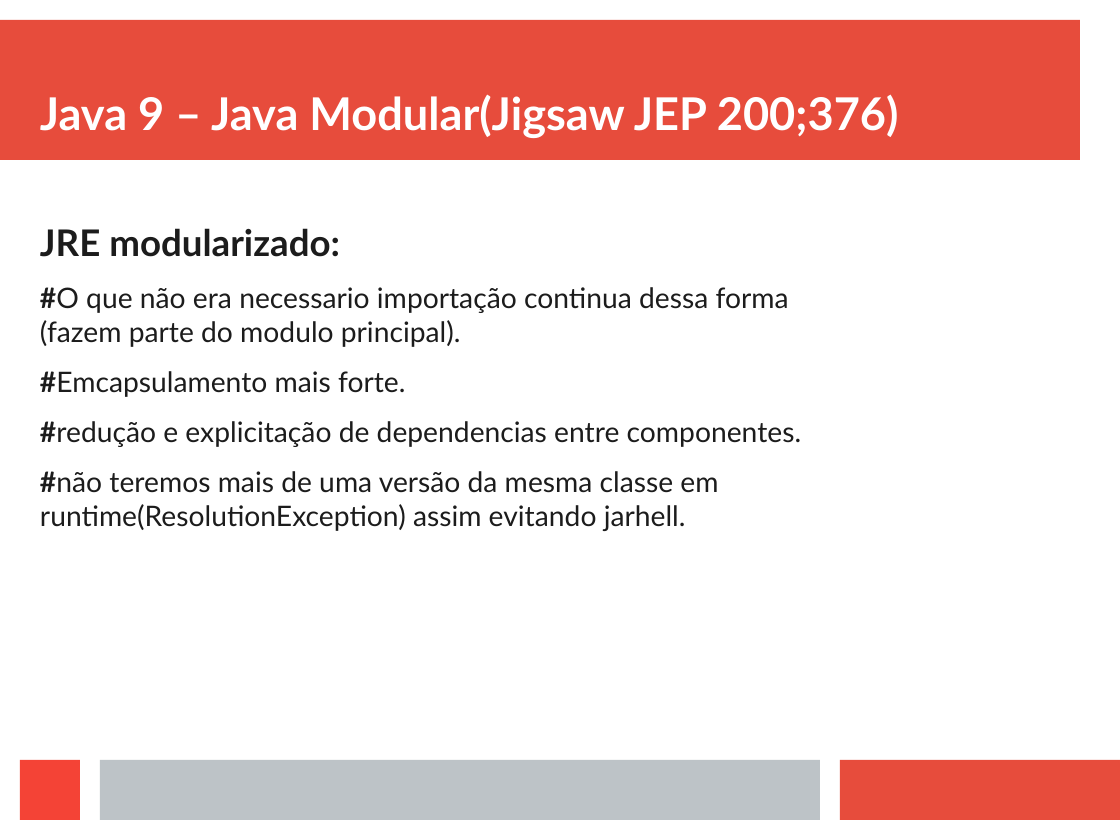
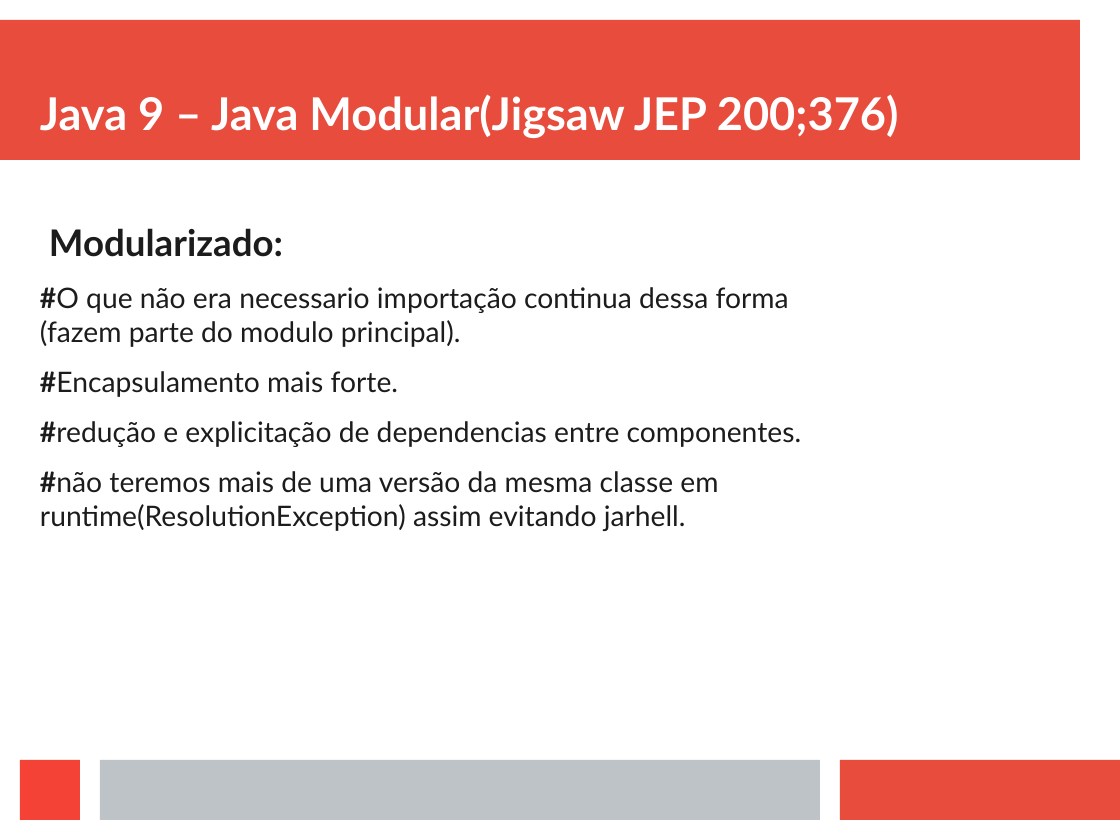
Before and after one commit to viniciusFortti/test, a slide deck: slide 10 of Apresentação/ApresentaçãoTerceiraSemana.odp. Drawn at 1120x840 pixels with LibreOffice and Linux fonts; fonts in the diff are those of the drawing. Boxes give left, top, right and bottom in pixels: in the first picture for what was removed or moved away, otherwise in the second. Text is boxed around its words. In the diff, an @@ line names an element or a change of style, - is before the commit and + after.

```diff
--- a/Apresentação/ApresentaçãoTerceiraSemana.odp
+++ b/Apresentação/ApresentaçãoTerceiraSemana.odp
@@ text at (49,228,283,257): text changed @@
-JRE modularizado:
+Modularizado:
@@ text at (40,371,398,397): text changed @@
-#Emcapsulamento mais forte.
+#Encapsulamento mais forte.
```
Also in this commit, not shown: 2 other slides changed, 3 slides added, 1 slide removed, 7 other files.
